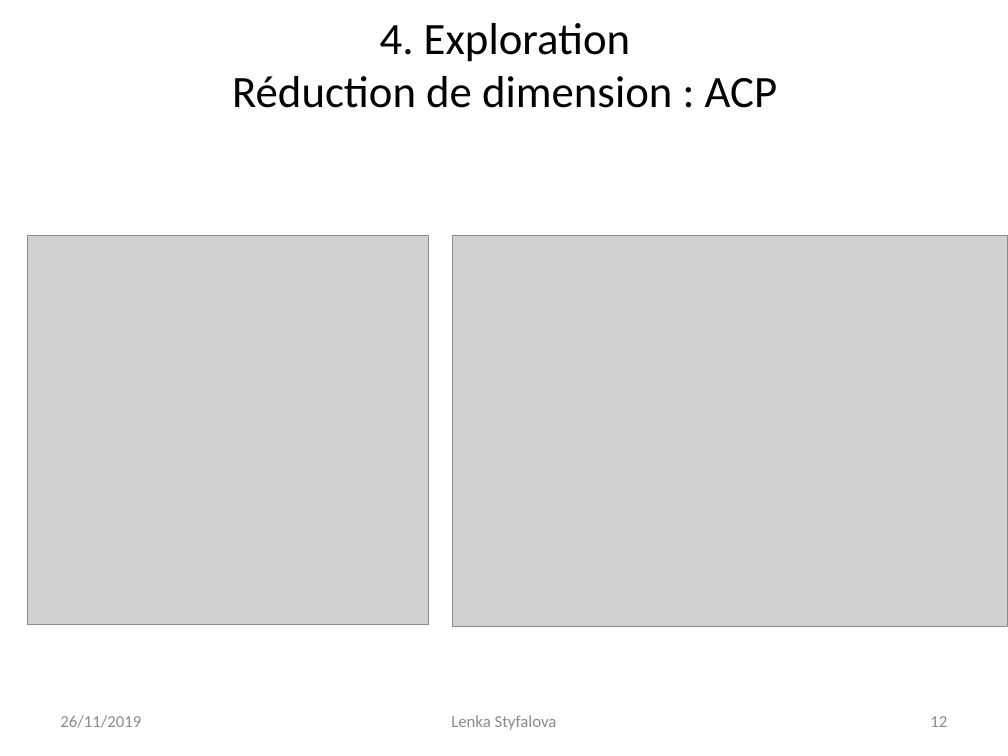
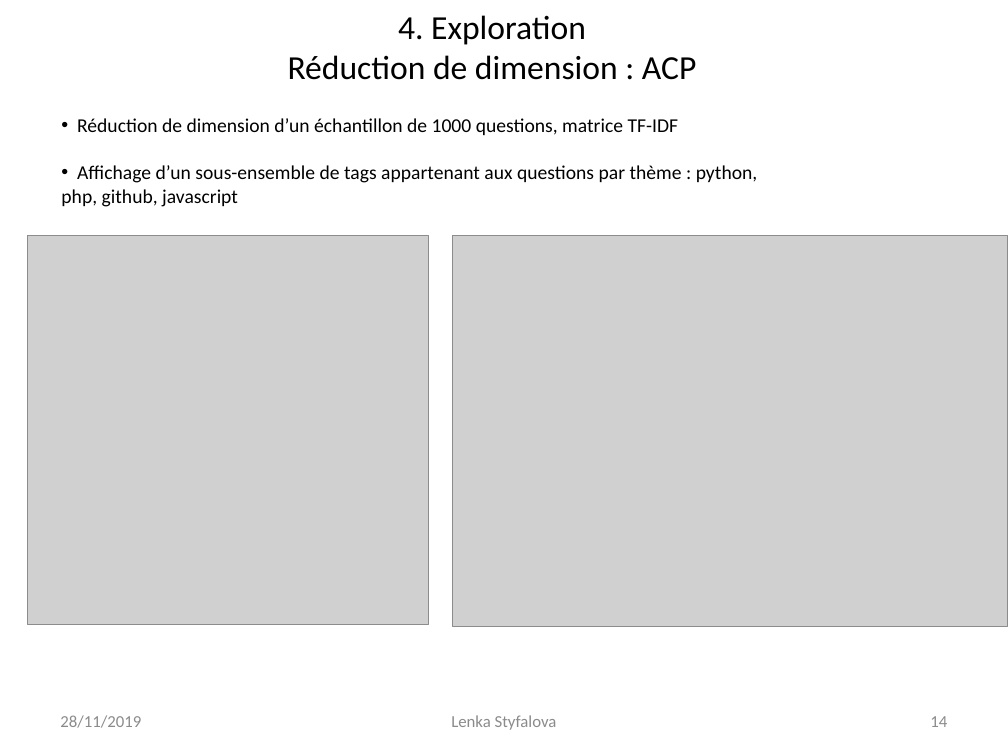
Before and after one commit to Lenka-St/Projet5, a slide deck: slide 14 of Projet 5 - Catégorisez automatiquement des questions.pptx (slide 12 before the commit). Drawn at 1008x756 pixels with LibreOffice and Linux fonts; fonts in the diff are those of the drawing; grey boxes stand for pictures. Boxes give left, top, right and bottom in pixels: in the first picture for what was removed or moved away, otherwise in the second. Text is boxed around its words. In the diff, an @@ line names an element or a change of style, - is before the commit and + after.

```diff
--- a/Projet 5 - Catégorisez automatiquement des questions.pptx
+++ b/Projet 5 - Catégorisez automatiquement des questions.pptx
@@ title "4. Exploration Réduction de dimension ..." at (288,15,696,80): size 32 to 24 pt @@
@@ text added at (61,118,758,207), 14 pt, text #000000 @@
+• Réduction de dimension d’un échantillon de 1000 questions, matrice TF-IDF
+• Affichage d’un sous-ensemble de tags appartenant aux questions par thème : python, php, github, javascript
@@ text at (60,715,141,728): text changed @@
-26/11/2019
+28/11/2019
@@ page number at (930,716,947,727): text changed @@
-12
+14
```
Also in this commit, not shown: 16 other slides changed, 8 slides added, 1 slide removed.
